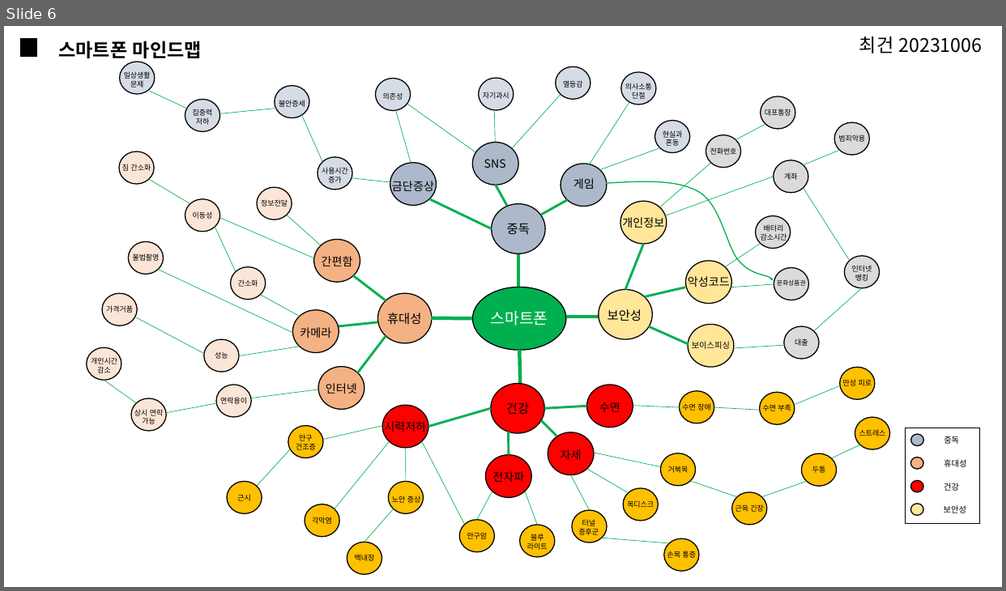
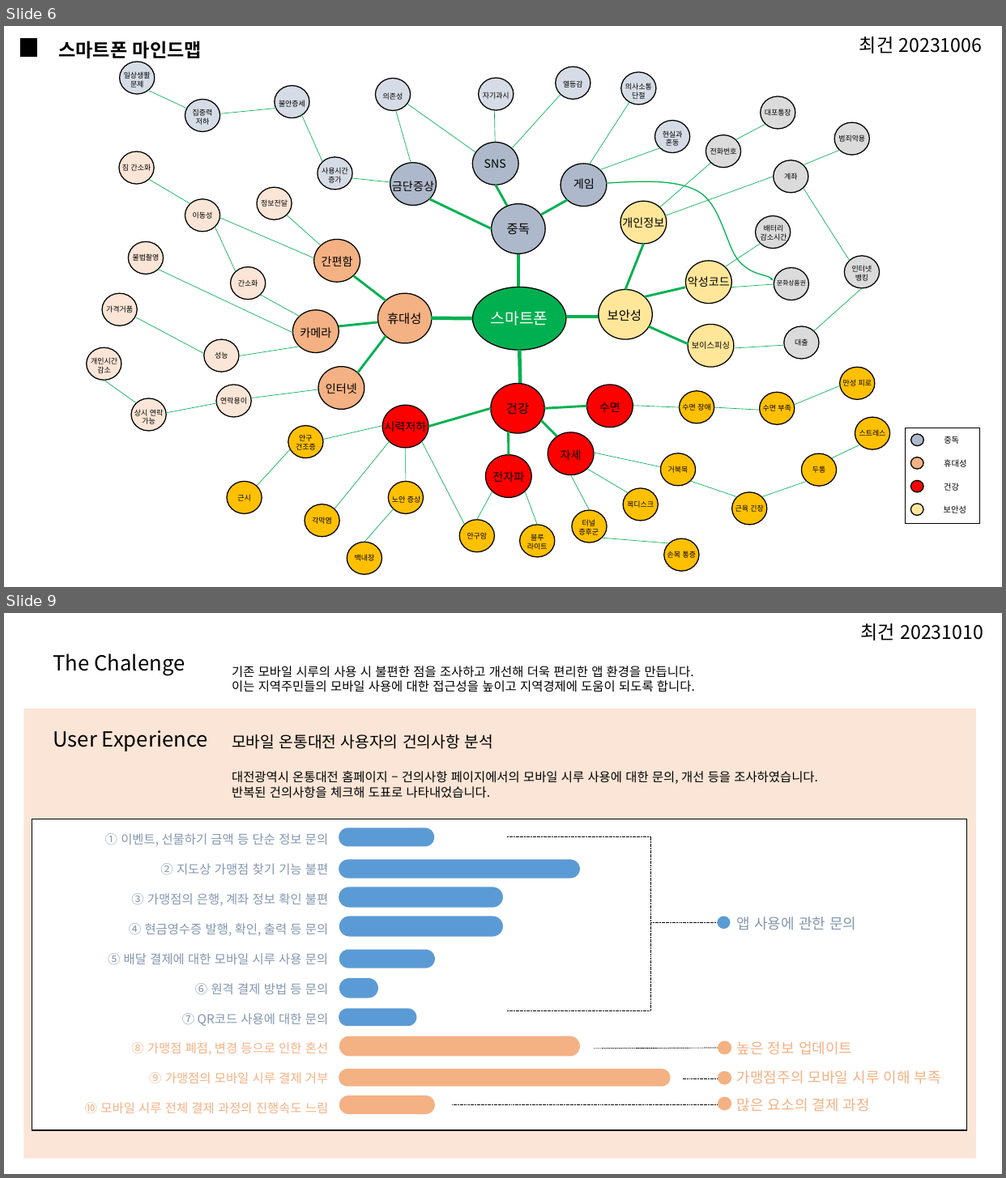
Before and after one commit to pigking51/maple, a slide deck: 디자인/최건_ppt.pptx. Shown one above the other, each under a label of ours: slide 6 before the commit, slides 6 and 9 after it; the slides between them are not shown. The pictures are 1006x591 and 1006x1178 pixels, drawn with LibreOffice and Linux fonts; fonts in the diff are those of the drawing. Boxes give left, top, right and bottom in pixels: in the first picture for what was removed or moved away, otherwise in the second. Text is boxed around its words. In the diff, an @@ line names an element or a change of style, - is before the commit and + after.

```diff
--- a/디자인/최건_ppt.pptx
+++ b/디자인/최건_ppt.pptx
@@ slide 9 added at box(4, 613, 1002, 1174), background #FFFFFF @@
@@ text added at box(860, 624, 982, 641), 18 pt, text #000000 @@
+최건 20231010
@@ text added at box(53, 653, 185, 675), 20 pt, text #000000 @@
+The Chalenge
@@ text added at box(232, 666, 695, 692), 12 pt, text #000000 @@
+기존 모바일 시루의 사용 시 불편한 점을 조사하고 개선해 더욱 편리한 앱 환경을 만듭니다.
+이는 지역주민들의 모바일 사용에 대한 접근성을 높이고 지역경제에 도움이 되도록 합니다.
@@ rectangle added at box(23, 709, 976, 1159), fill #FBE5D6 @@
@@ text added at box(53, 730, 208, 752), 20 pt, text #000000 @@
+User Experience
@@ text added at box(232, 735, 492, 749), 15 pt, text #000000 @@
+모바일 온통대전 사용자의 건의사항 분석
@@ text added at box(232, 771, 817, 798), 12 pt, text #000000 @@
+대전광역시 온통대전 홈페이지 – 건의사항 페이지에서의 모바일 시루 사용에 대한 문의, 개선 등을 조사하였습니다.
+반복된 건의사항을 체크해 도표로 나타내었습니다.
@@ rectangle added at box(32, 819, 967, 1131), fill #FFFFFF, outline #000000 1 pt @@
@@ text added at box(85, 833, 328, 1114), 12 pt, text #8497B0 @@
+① 이벤트, 선물하기 금액 등 단순 정보 문의
+② 지도상 가맹점 찾기 기능 불편
+③ 가맹점의 은행, 계좌 정보 확인 불편
+④ 현금영수증 발행, 확인, 출력 등 문의
+⑤ 배달 결제에 대한 모바일 시루 사용 문의
+⑥ 원격 결제 방법 등 문의
+⑦ QR코드 사용에 대한 문의
+⑧ 가맹점 폐점, 변경 등으로 인한 혼선
+⑨ 가맹점의 모바일 시루 결제 거부
+⑩ 모바일 시루 전체 결제 과정의 진행속도 느림
@@ group added at box(507, 837, 731, 1011): 4 lines, 1 ellipse @@
@@ text added at box(737, 917, 856, 931), 14 pt, text #8497B0 @@
+앱 사용에 관한 문의
@@ line added from (718, 1048) to (594, 1049), #000000 0.5 pt dashed @@
@@ ellipse added at box(718, 1042, 731, 1054), fill #F4B183, outline #F4B183 1 pt @@
@@ text added at box(737, 1041, 852, 1055), 14 pt, text #F4B183 @@
+높은 정보 업데이트
@@ ellipse added at box(718, 1072, 731, 1084), fill #F4B183, outline #F4B183 1 pt @@
@@ text added at box(737, 1071, 941, 1084), 14 pt, text #F4B183 @@
+가맹점주의 모바일 시루 이해 부족
@@ group added at box(339, 828, 671, 1114): 10 rounded rectangles @@
@@ line added from (718, 1079) to (683, 1079), #000000 0.5 pt dashed @@
@@ ellipse added at box(718, 1097, 731, 1110), fill #F4B183, outline #F4B183 1 pt @@
@@ text added at box(737, 1098, 870, 1112), 14 pt, text #F4B183 @@
+많은 요소의 결제 과정
@@ line added from (718, 1105) to (453, 1105), #000000 0.5 pt dashed @@
```
Also in this commit, not shown: 1 slide changed, 2 other slides added, 3 other files.
